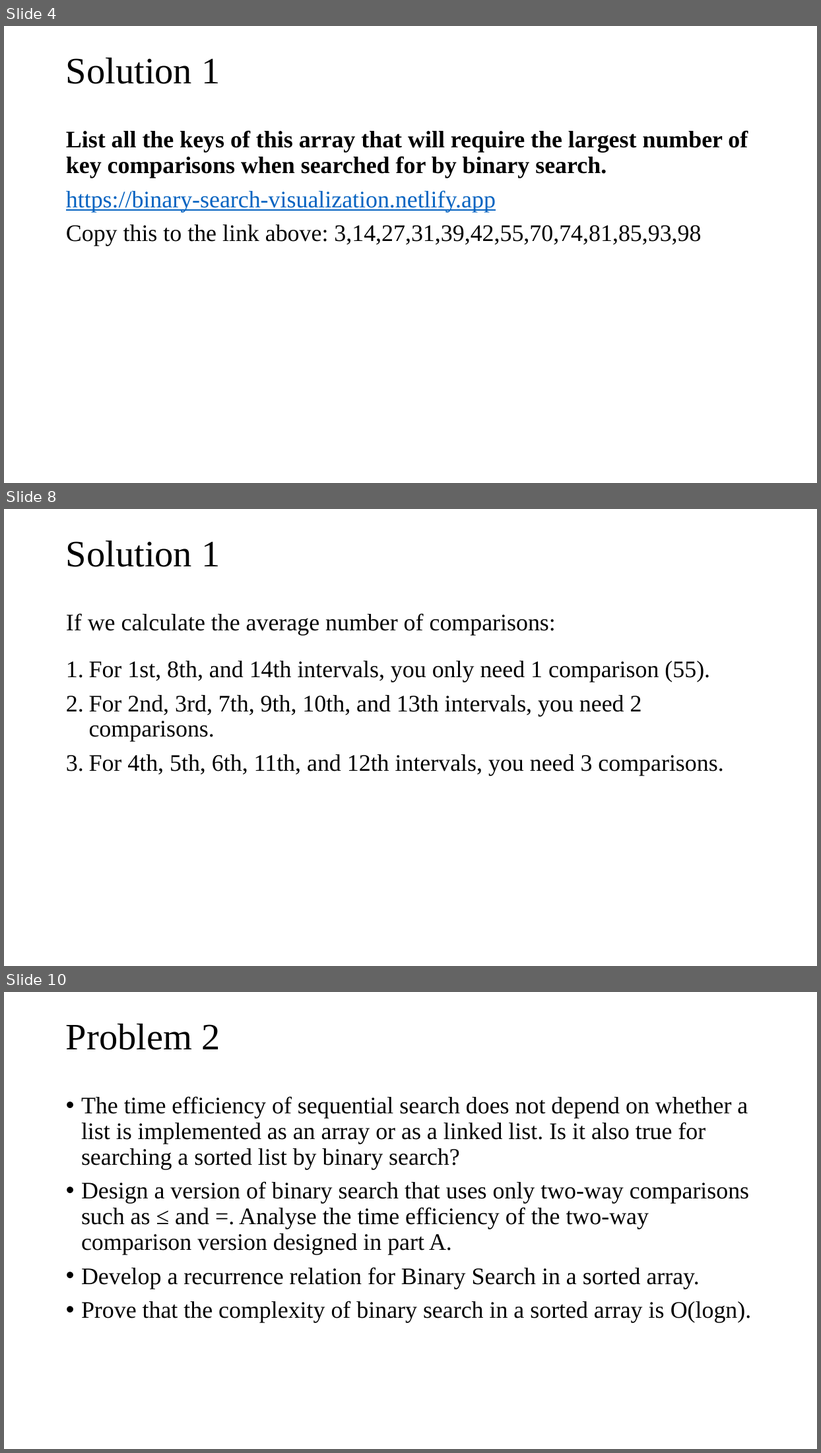
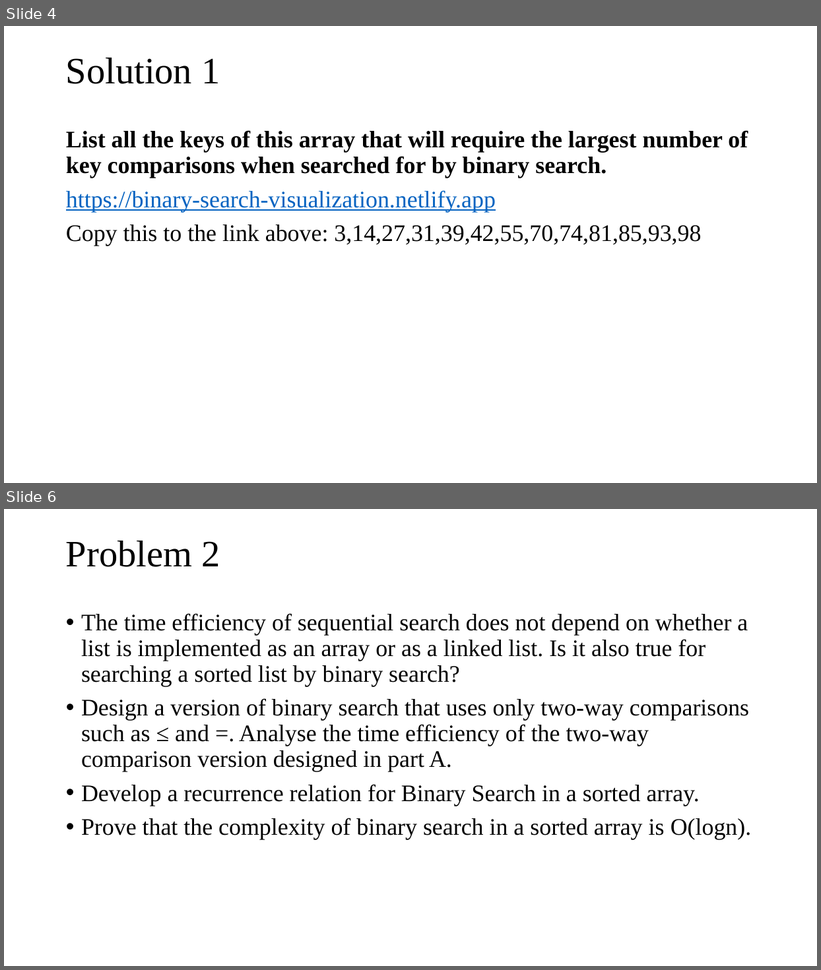
Before and after one commit to tamlhp/2801ict, a slide deck: week-7&8/problem-set/2801ict-week7&8.pptx. Shown one above the other, each under a label of ours: slides 4, 8 and 10 before the commit, slides 4 and 6 after it; the slides between them are not shown. The pictures are 821x1453 and 821x970 pixels, drawn with LibreOffice and Linux fonts; fonts in the diff are those of the drawing. Boxes give left, top, right and bottom in pixels: in the first picture for what was removed or moved away, otherwise in the second. Text is boxed around its words. In the diff, an @@ line names an element or a change of style, - is before the commit and + after.

```diff
--- a/week-7&8/problem-set/2801ict-week7&8.pptx
+++ b/week-7&8/problem-set/2801ict-week7&8.pptx
@@ slide 8 removed at bbox=[4, 509, 817, 966], background #FFFFFF @@
@@ title removed at bbox=[66, 540, 220, 567] @@
-Solution 1
@@ text removed at bbox=[66, 613, 723, 776] @@
-If we calculate the average number of comparisons:
-1. For 1st, 8th, and 14th intervals, you only need 1 comparison (55).
-2. For 2nd, 3rd, 7th, 9th, 10th, and 13th intervals, you need 2 comparisons.
-3. For 4th, 5th, 6th, 11th, and 12th intervals, you need 3 comparisons.
@@ what was slide 10 is now slide 6 @@
```
Also in this commit, not shown: 1 slide added, 4 other slides removed, 1 other file.
